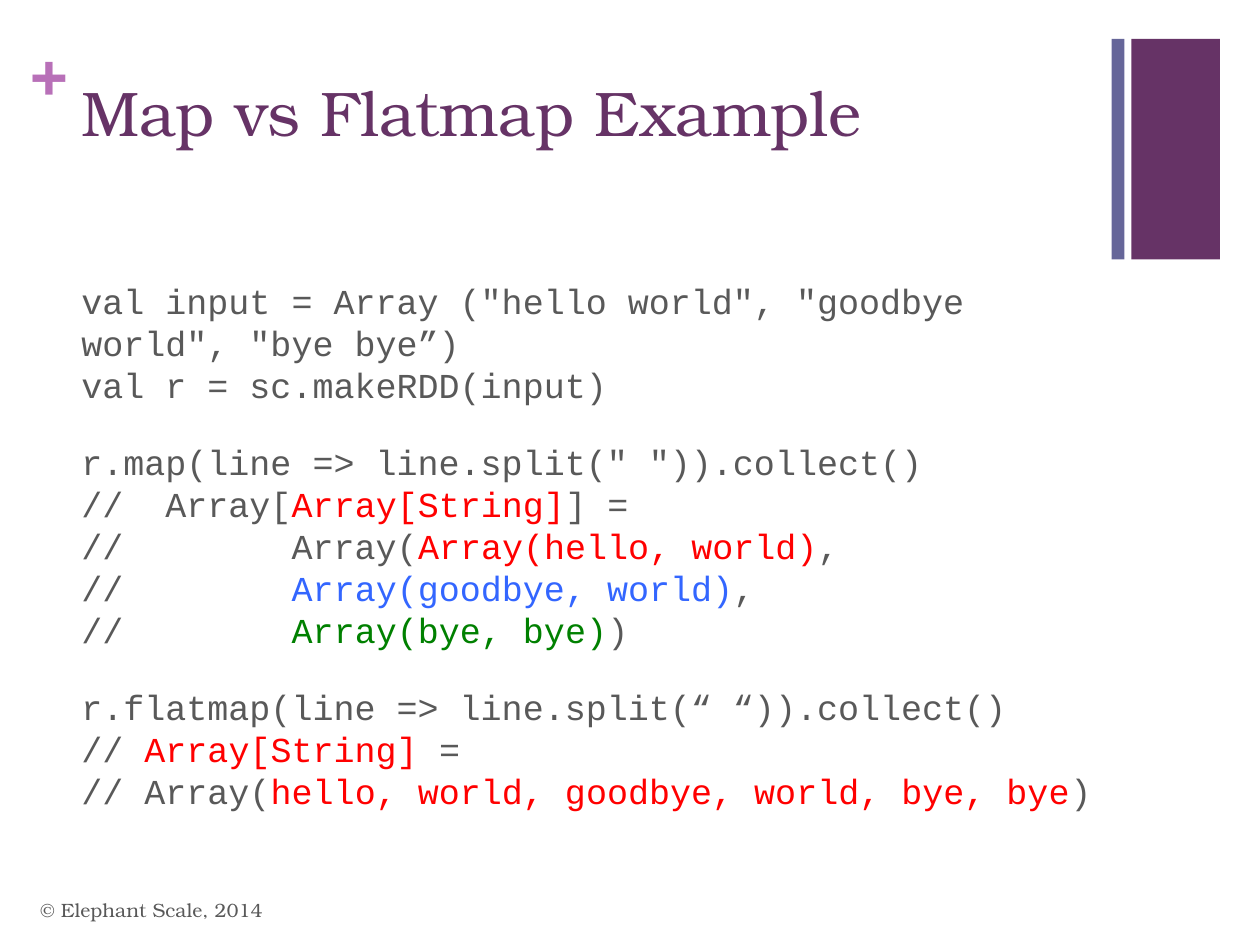
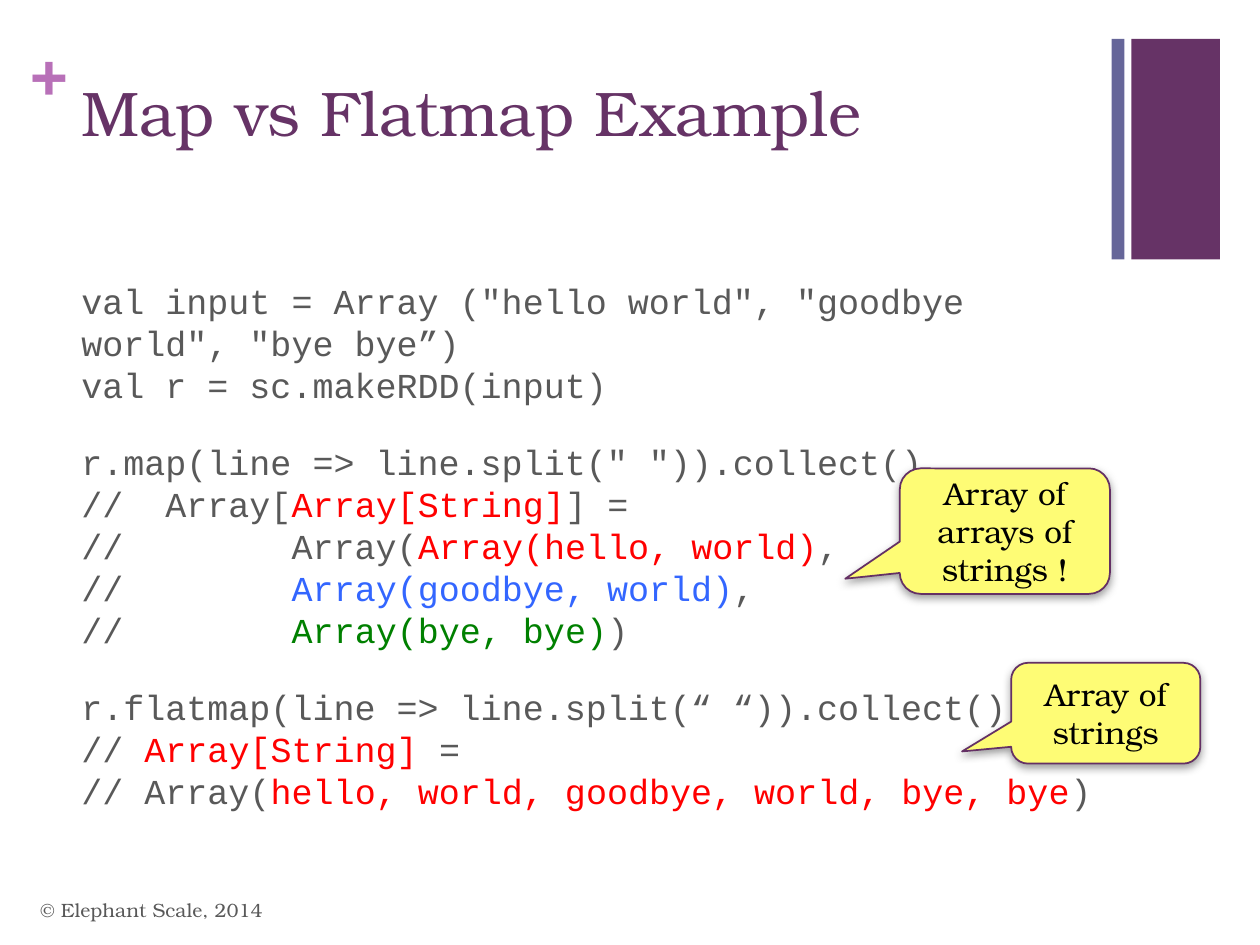
Before and after one commit to mattvinks/spark-labs, a slide deck: slide 42 of slides/02_Spark_Intro.pptx (slide 31 before the commit). Drawn at 1260x945 pixels with LibreOffice and Linux fonts; fonts in the diff are those of the drawing. Boxes give left, top, right and bottom in pixels: in the first picture for what was removed or moved away, otherwise in the second. Text is boxed around its words. In the diff, an @@ line names an element or a change of style, - is before the commit and + after.

```diff
--- a/slides/02_Spark_Intro.pptx
+++ b/slides/02_Spark_Intro.pptx
@@ rounded speech box added at bbox=[900, 469, 1110, 595], fill #FEFC75, outline #653165 1 pt, 18 pt, text #000000 @@
+Array of arrays of strings !
@@ rounded speech box added at bbox=[1012, 663, 1201, 764], fill #FEFC75, outline #653165 1 pt, 18 pt, text #000000 @@
+Array of strings
```
Also in this commit, not shown: 10 other slides changed, 19 slides added, 2 slides removed, 2 other files.
